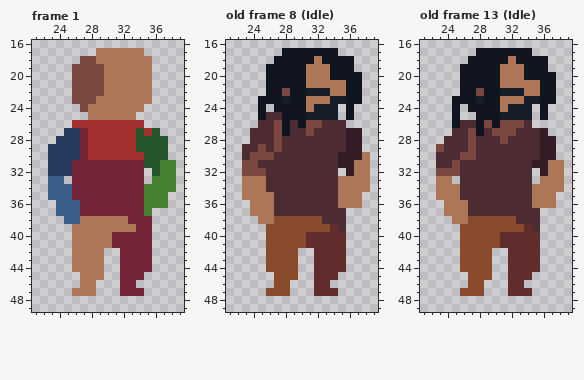
Pixel-art file: MagaraJam5/Assets/Sprites/Npc/Villager/Villager.aseprite. The picture above is the old version.
64x64 pixels, 21 frames. Shown: frame 1: x 21..39, y 16..49; old frame 8 (Idle): x 21..39, y 16..49; old frame 13 (Idle): x 21..39, y 16..49. The commit also changed other frames, which this record leaves out.
After:
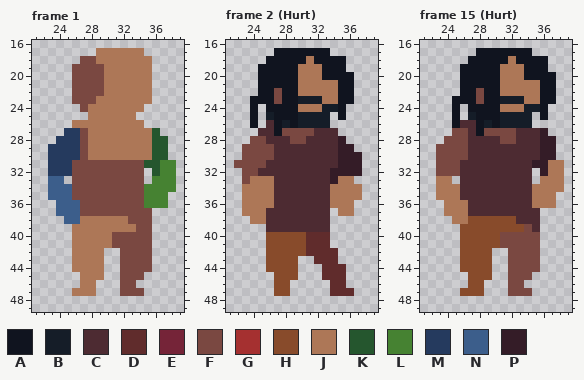
Palette (. is transparent): A #10141f  B #151d28  C #4d2b32  D #602c2c  E #752438  F #7a4841  G #a53030  H #884b2b  J #ad7757  K #25562e  L #468232  M #253a5e  N #3c5e8b  P #341c27
A new or re-ordered frame is compared with the old frame closest to it.
From old to new:
frames 21 -> 35
layer "Layer 9" now hidden
Changed rows in their new state; - is an unchanged pixel.
Frame 1:
first column x 26:
26 JJJJJJJJJ-
27 -FJJJJJJJJ
28 -FJJJJJJJJ
29 -FJJJJJJJJ
30 -FJJJJJJJJ
31 FFFFFFFFF-
32 FFFFFFFFF-
33 FFFFFFFFF-
34 FFFFFFFFF-
35 FFFFFFFFF-
36 -FFFFFFFF-
37 -FFFFFFFFF
38 -------FFF
39 --------FF
40 -----FFFFF
41 -----FFFFF
42 ------FFFF
43 ------FFFF
44 ------FFFF
45 ------FFF-
46 ------FF--
47 ------FFF-
Frame 2 (Hurt) is new; against old frame 8 (Idle):
first column x 22:
17 -----A------.----
18 ----A----JA---.--
19 ---A----J--A--.--
20 ---A----J--A---.-
21 ---A----J----A-.-
22 ---A-FA-JJJJ-A-.-
23 --A--FA-BBB-JA-.-
24 --A.A---J-J--A.--
25 --A.BA--B---.A.--
26 --A.-ABABBBB..---
27 --.--AFFF----...-
28 --FF-C-FF----P..-
29 -FF-FC-------P-.-
30 -F--------------.
31 F--F-----------P.
32 ---C--------PP-P.
33 -F--J-------P--..
34 ----J-------J---.
35 ------------J----
36 -J----------J--.-
37 -J--C-------.JJ--
38 --J-CCCCCCC-..---
39 ----CCCCCCCC..---
40 ------------..---
41 ------------..---
42 --------HD---.---
43 -------------.---
44 ----------.------
45 ----------.--D---
46 ----------..DD---
47 ----.-----..-DD--
Frame 15 (Hurt) is new; against old frame 13 (Idle):
first column x 23:
22 --------JJJ--
23 -----F--BBBJJ
24 ---------JJ-B
25 ----B--------
26 ------B-BBBB-
27 --FFC-F------
28 -FFFC----F---
29 -FFFC--------
30 FFF-C--------
31 FF-----------
first column x 31:
39 ---F-
40 FFFFF
41 FFFFF
42 -FFFF
43 -FFFF
44 -FFFF
45 -FFF-
46 -FF--
47 -FFF-
Changed places in both pictures, as pixel boxes (x1, y1, x2, y2):
changed: (72, 120, 152, 296)
changed: (234, 48, 370, 296)
changed: (436, 88, 540, 168)
changed: (500, 224, 540, 296)
